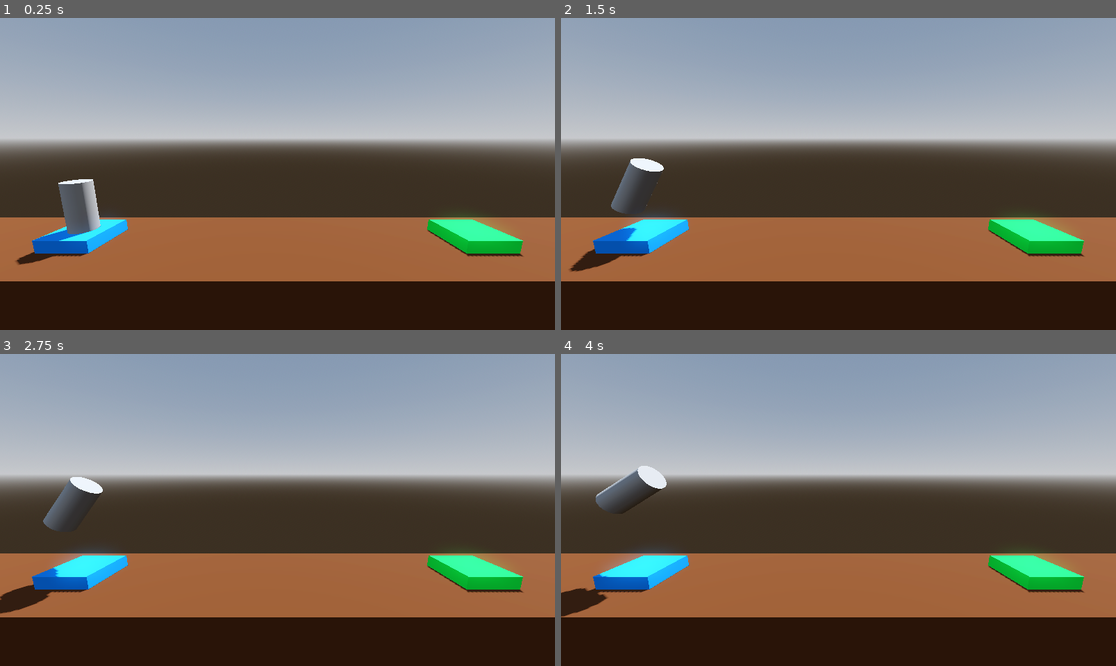
Above: before the commit, frames 1-4 (two rows, left to right).
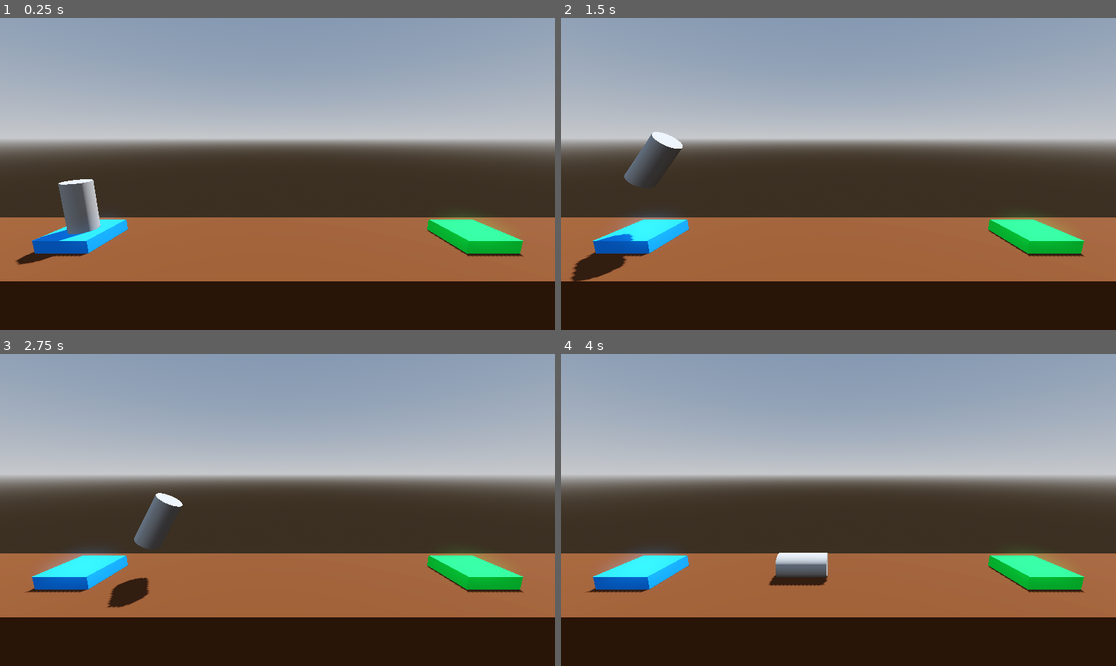
Above: after the commit, the same moments.

Repository: g-whittington/RocketScience
Game: Godot game, scene res://Level/level.tscn
The game is run twice, just before and just after one commit, with the same random seed, the same clock (stepped at 60 frames per second) and the same inputs.
Inputs:
- Up to frame 1 (0.25 s): no input
- Up to frame 2 (1.5 s): tap Enter at 0.5 s; hold D (rotate_right) 0.53-1.28 s; hold Space (fly) 0.53-1.28 s; hold A (rotate_left) from 1.28 s (still down); tap Space (fly) at 1.35 s
- Up to frame 3 (2.75 s): release A (rotate_left) at 2.03 s; hold D (rotate_right) from 2.03 s (still down); hold Space (fly) from 2.03 s (still down)
- Up to frame 4 (4 s): release Space (fly) at 2.78 s; tap Space (fly) at 2.85 s; release D (rotate_right) at 3.53 s; hold A (rotate_left) from 3.53 s (still down); hold Space (fly) from 3.53 s (still down)

The runs differ from the first frame. In frame 1, less than 0.1% of the frame differs, in the area x 3-17%, y 51-78%; in frame 2, 1.5%; in frame 3, 2.4%, in the area x 0-33%, y 39-84%; in frame 4, 2.3%.

Commit message:
Changed Player to be a RigidBody3D Also not moves with forces to go up And applying torque to rotate

Diff:
--- a/Player.gd
+++ b/Player.gd
@@ -1,13 +1,17 @@
-extends Node3D
+extends RigidBody3D
 
+var flight_force := 1000.0
+var rotation_force := 100.0
 
 # Called every frame. 'delta' is the elapsed time since the previous frame.
 func _process(delta: float) -> void:
 	if Input.is_action_pressed("fly"):
-		position.y += delta
+		# basis here is a local value of the y axis that will change
+		# the shape's actally y, and not just apply a general up force
+		apply_central_force(basis.y * delta * flight_force)
 
 	if Input.is_action_pressed("rotate_left"):
-		rotate_z(delta)
+		apply_torque(Vector3(0, 0, rotation_force * delta))
 
 	if Input.is_action_pressed("rotate_right"):
-		rotate_z(-delta)
+		apply_torque(Vector3(0, 0, -rotation_force * delta))
--- a/player.tscn
+++ b/player.tscn
@@ -1,11 +1,21 @@
-[gd_scene load_steps=3 format=3 uid="uid://dg7s6c4a4u1q4"]
+[gd_scene load_steps=4 format=3 uid="uid://dg7s6c4a4u1q4"]
 
 [ext_resource type="Script" path="res://Player.gd" id="1_4enu0"]
 
 [sub_resource type="CylinderMesh" id="CylinderMesh_1nsh4"]
 
-[node name="Player" type="Node3D"]
+[sub_resource type="CylinderShape3D" id="CylinderShape3D_i2v2c"]
+
+[node name="Player" type="RigidBody3D"]
+axis_lock_linear_z = true
+axis_lock_angular_x = true
+axis_lock_angular_y = true
+linear_damp = 1.0
+angular_damp = 3.0
 script = ExtResource("1_4enu0")
 
 [node name="MeshInstance3D" type="MeshInstance3D" parent="."]
 mesh = SubResource("CylinderMesh_1nsh4")
+
+[node name="CollisionShape3D" type="CollisionShape3D" parent="."]
+shape = SubResource("CylinderShape3D_i2v2c")
